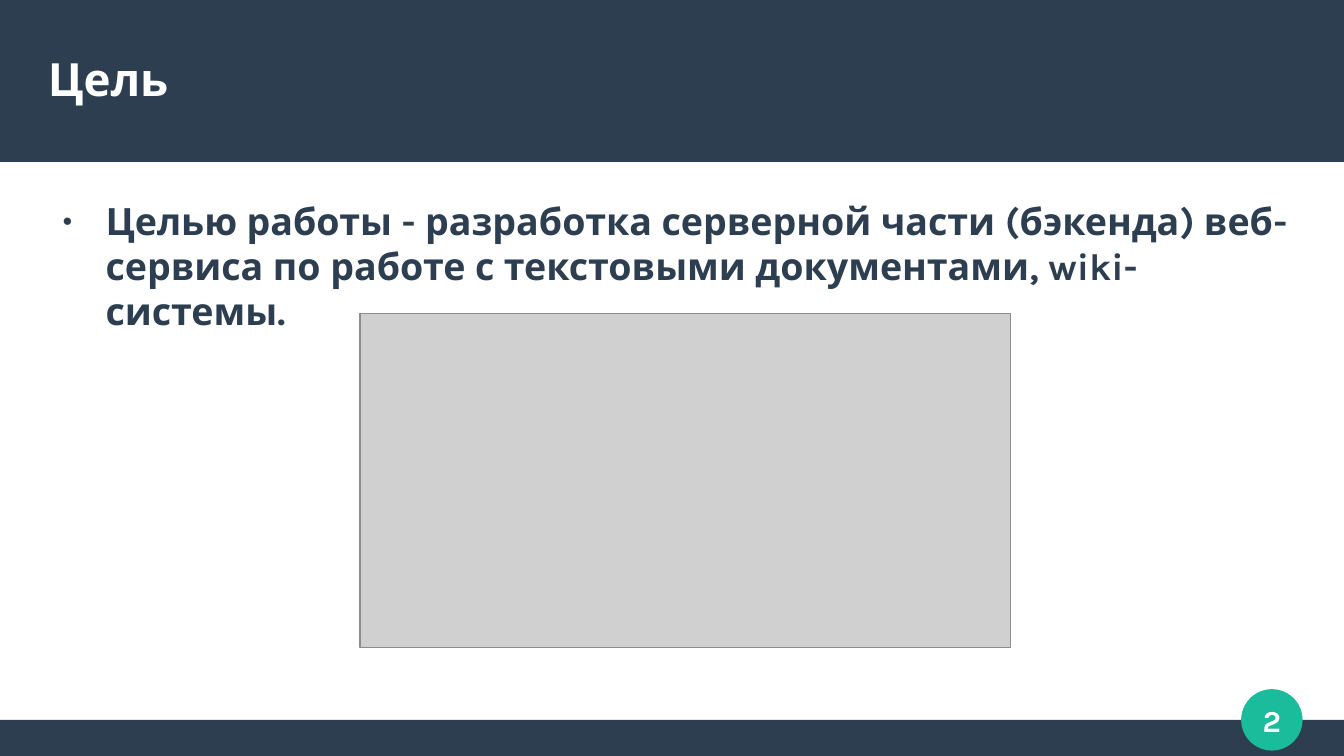
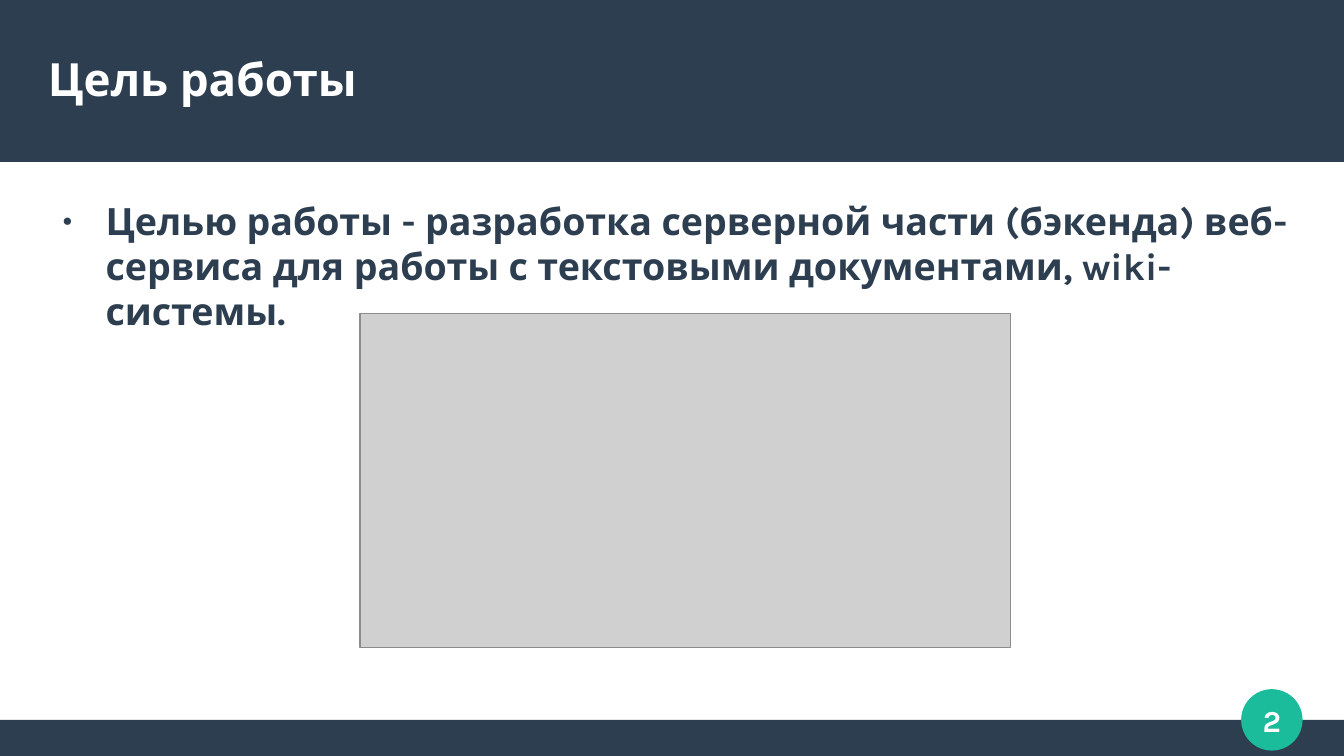
Before and after one commit to letkovmaxim/prez, a slide deck: slide 2 of prez.odp. Drawn at 1344x756 pixels with LibreOffice and Linux fonts; fonts in the diff are those of the drawing; grey boxes stand for pictures. Boxes give left, top, right and bottom in pixels: in the first picture for what was removed or moved away, otherwise in the second. Text is boxed around its words. In the diff, an @@ line names an element or a change of style, - is before the commit and + after.

```diff
--- a/prez.odp
+++ b/prez.odp
@@ title at [48,61,357,107]: text changed @@
-Цель
+Цель работы
@@ text at [106,205,1273,326]: text changed @@
-● Целью работы - разработка серверной части (бэкенда) веб-сервиса по работе с текстовыми документами, wiki-системы.
+● Целью работы - разработка серверной части (бэкенда) веб-сервиса для работы с текстовыми документами, wiki-системы.
```
Also in this commit, not shown: 2 other slides changed, 3 slides added, 6 slides removed, 1 other file.
